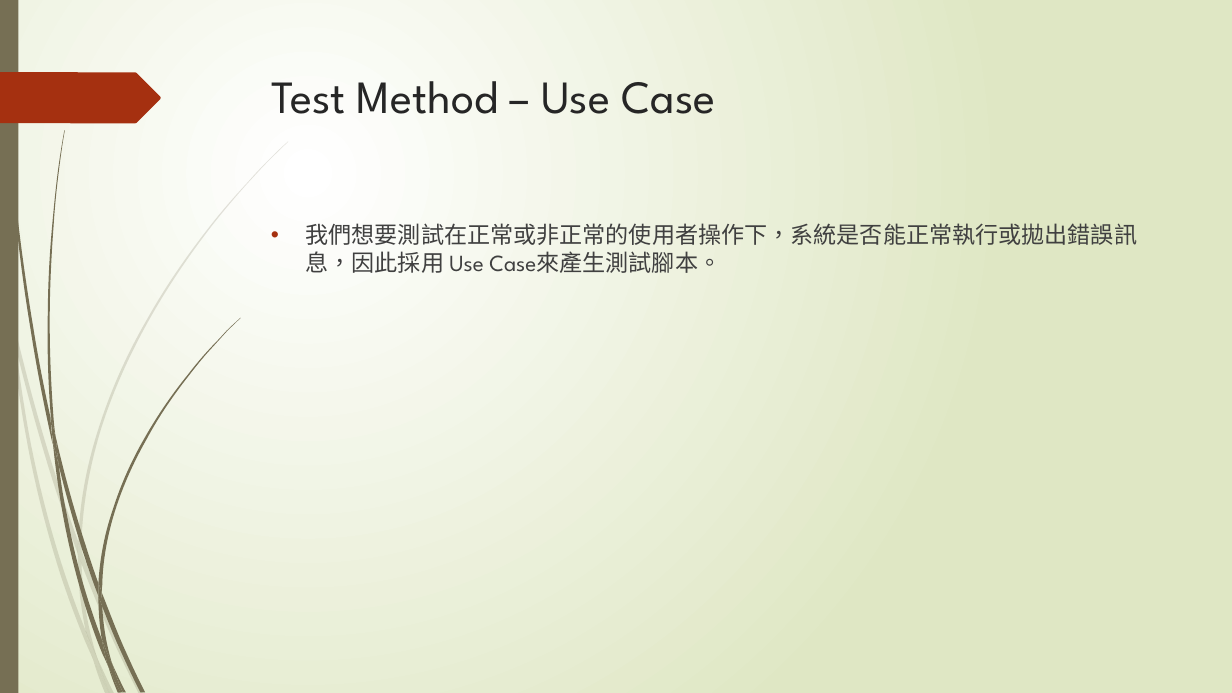
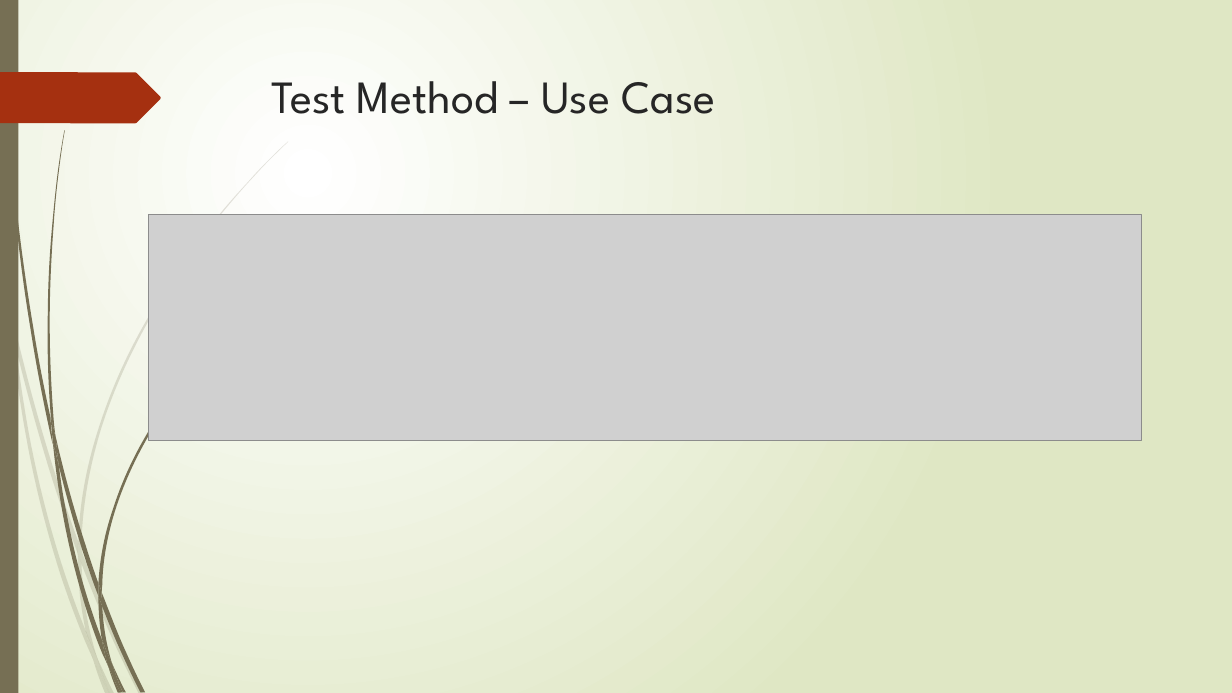
Before and after one commit to LeoLiu1209/STV_Sealnote, a slide deck: slide 4 of document/Final.pptx (slide 3 before the commit). Drawn at 1232x693 pixels with LibreOffice and Linux fonts; fonts in the diff are those of the drawing; grey boxes stand for pictures. Boxes give left, top, right and bottom in pixels: in the first picture for what was removed or moved away, otherwise in the second. Text is boxed around its words. In the diff, an @@ line names an element or a change of style, - is before the commit and + after.

```diff
--- a/document/Final.pptx
+++ b/document/Final.pptx
@@ picture added at (149,214,1141,441) @@
@@ text removed at (306,220,1138,273) @@
-• 我們想要測試在正常或非正常的使用者操作下，系統是否能正常執行或拋出錯誤訊息，因此採用 Use Case來產生測試腳本。
```
Also in this commit, not shown: 4 other slides changed, 2 slides added.
